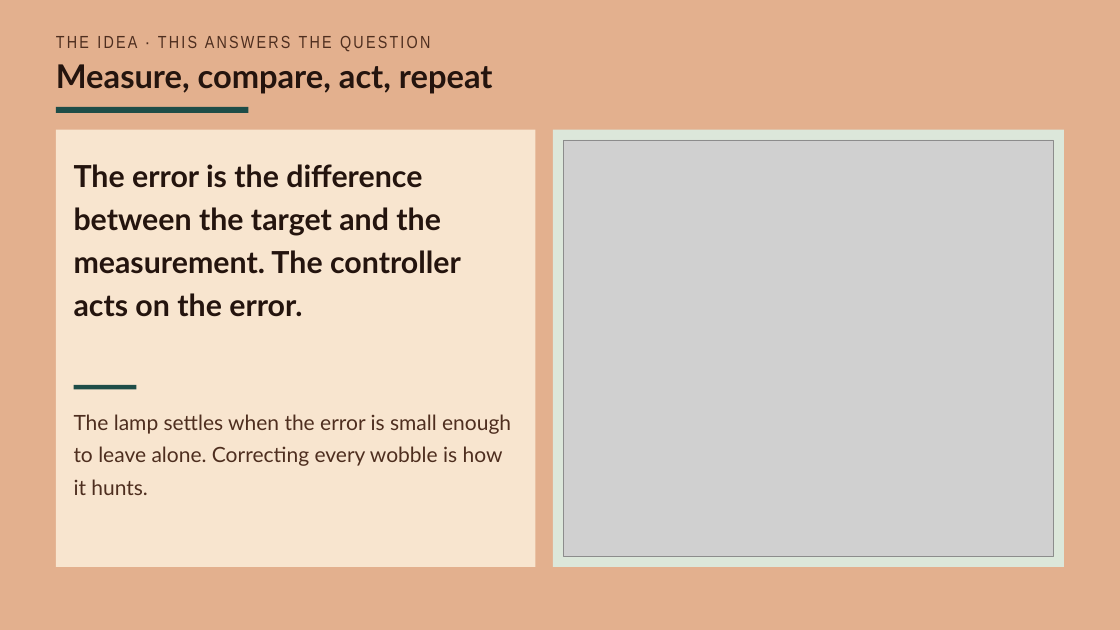
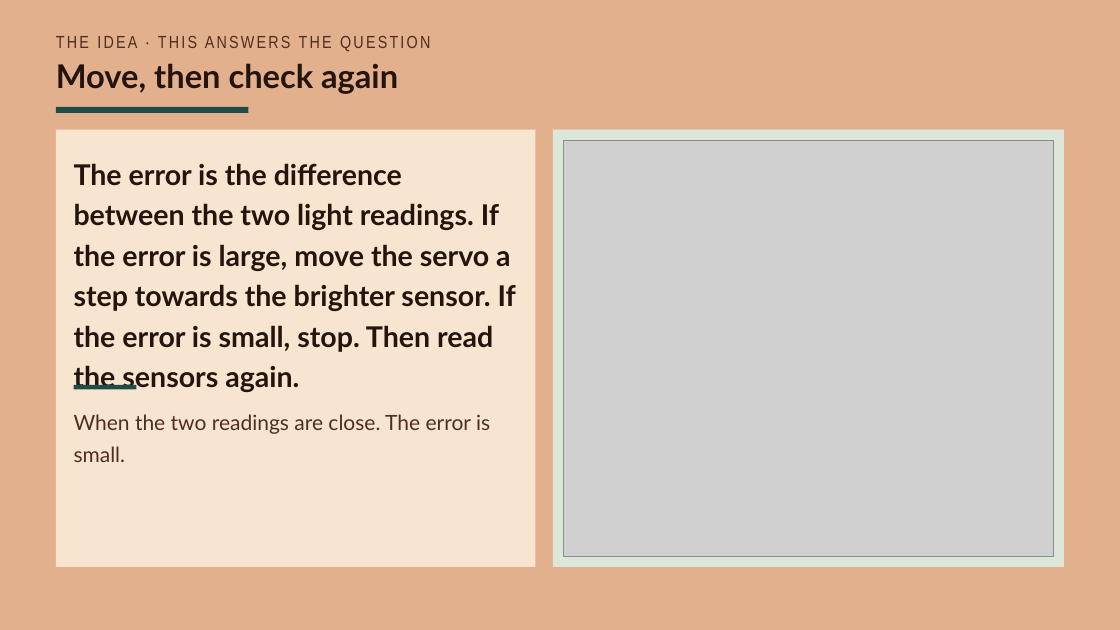
Before and after one commit to beatsaway/luacslides, a slide deck: slide 5 of v2027/Y9-4-A-system-that-corrects-itself.pptx. Drawn at 1120x630 pixels with LibreOffice and Linux fonts; fonts in the diff are those of the drawing; grey boxes stand for pictures. Boxes give left, top, right and bottom in pixels: in the first picture for what was removed or moved away, otherwise in the second. Text is boxed around its words. In the diff, an @@ line names an element or a change of style, - is before the commit and + after.

```diff
--- a/v2027/Y9-4-A-system-that-corrects-itself.pptx
+++ b/v2027/Y9-4-A-system-that-corrects-itself.pptx
@@ text at [56,63,398,94]: text changed @@
-Measure, compare, act, repeat
+Move, then check again
@@ text at [74,163,516,352]: text changed; size 26 to 24.5 pt @@
-The error is the difference between the target and the measurement. The controller acts on the error.
+The error is the difference between the two light readings. If the error is large, move the servo a step towards the brighter sensor. If the error is small, stop. Then read the sensors again.
@@ text at [74,414,490,462]: text changed @@
-The lamp settles when the error is small enough to leave alone. Correcting every wobble is how it hunts.
+When the two readings are close. The error is small.
```
Also in this commit, not shown: 11 other slides changed, 34 other files.
